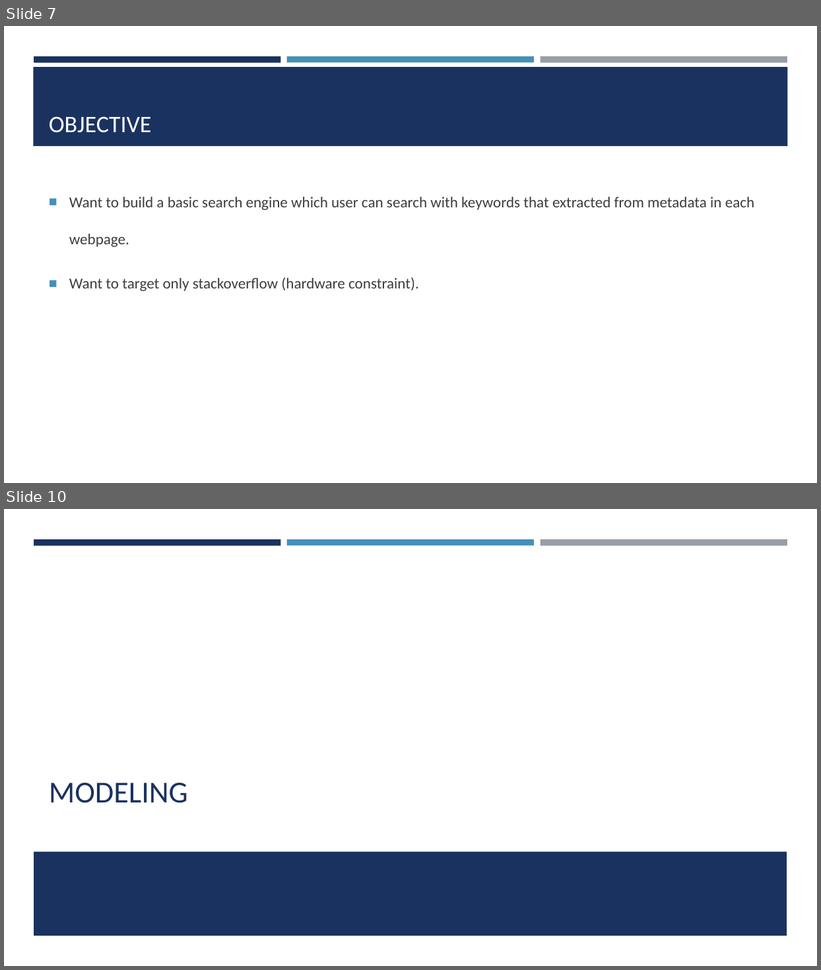
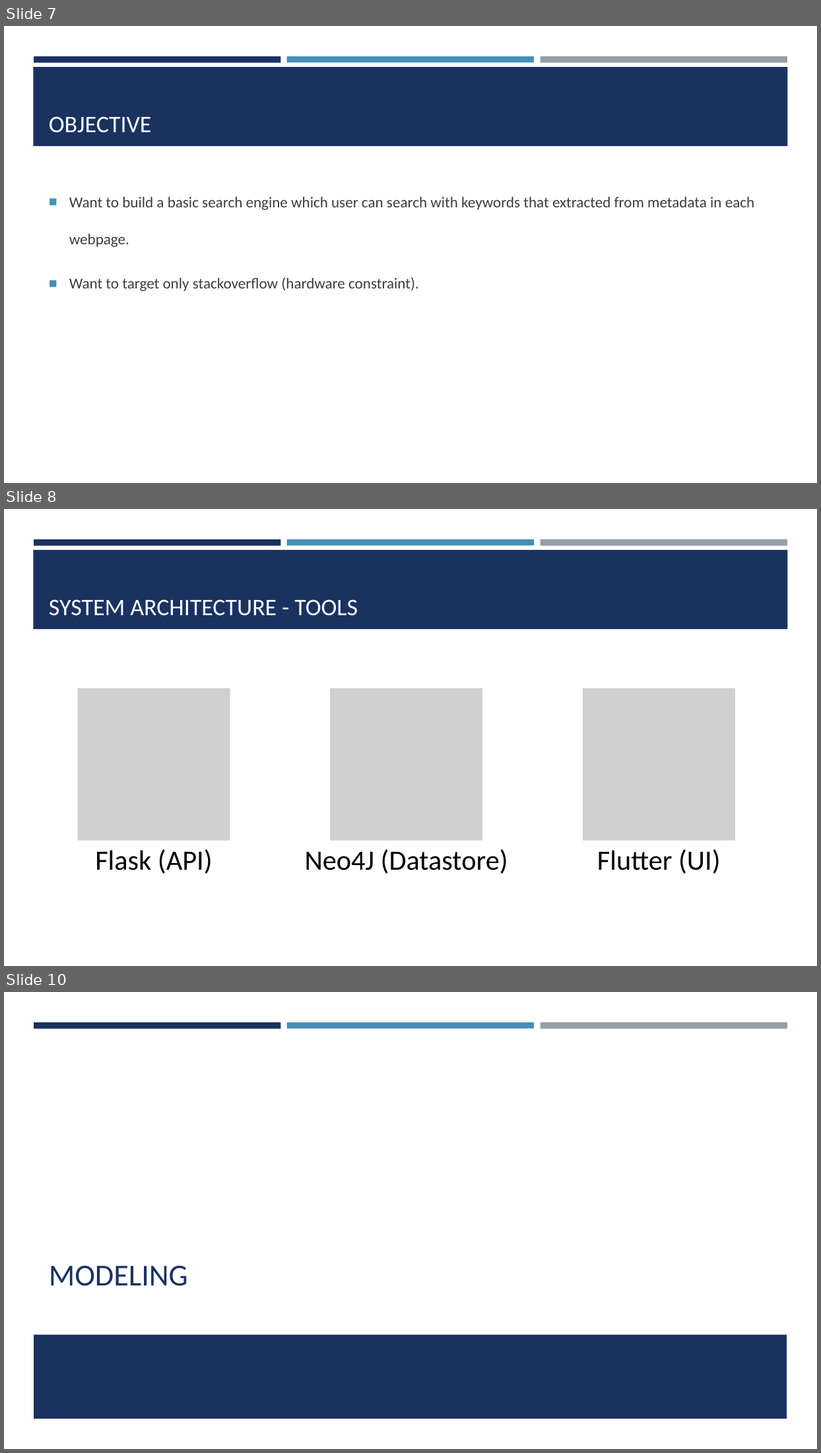
Before and after one commit to seakmengc/find_me, a slide deck: docs/find_me.pptx. Shown one above the other, each under a label of ours: slides 7 and 10 before the commit, slides 7, 8 and 10 after it; the slides between them are not shown. The pictures are 821x970 and 821x1453 pixels, drawn with LibreOffice and Linux fonts; fonts in the diff are those of the drawing; grey boxes stand for pictures. Boxes give left, top, right and bottom in pixels: in the first picture for what was removed or moved away, otherwise in the second. Text is boxed around its words. In the diff, an @@ line names an element or a change of style, - is before the commit and + after.

```diff
--- a/docs/find_me.pptx
+++ b/docs/find_me.pptx
@@ slide 8 added at (4,509,817,966), background #FFFFFF; not listed: 4 template elements that a slide beside it also shows @@
@@ title added at (49,599,358,616), 28 pt, text #FFFFFF @@
+SYSTEM ARCHITECTURE - TOOLS
@@ group added at (78,689,735,874): 3 pictures, 3 texts @@
+Flask (API)
+Neo4J (Datastore)
+Flutter (UI)
```
Also in this commit, not shown: 3 slides changed, 3 other slides added, 5 slides removed, 4 other files.
